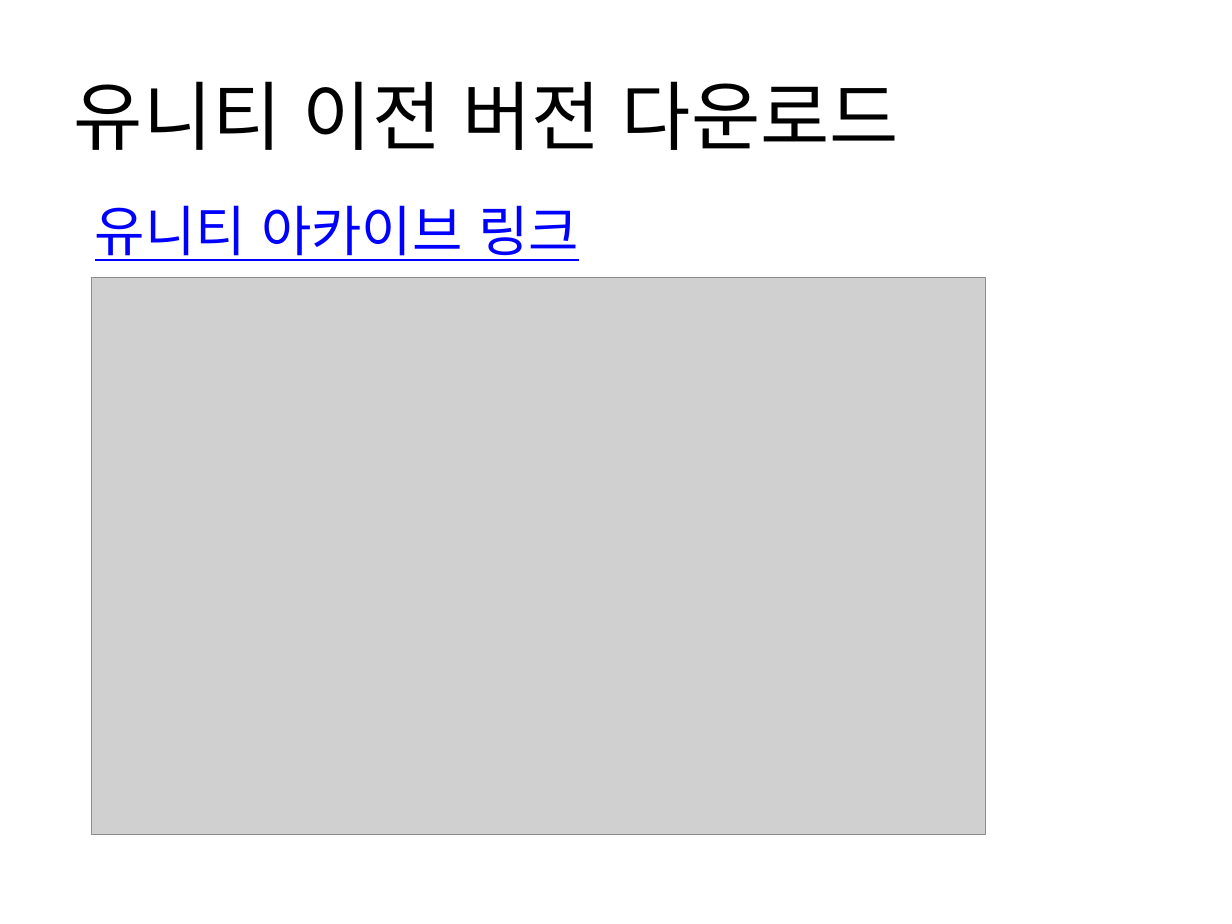
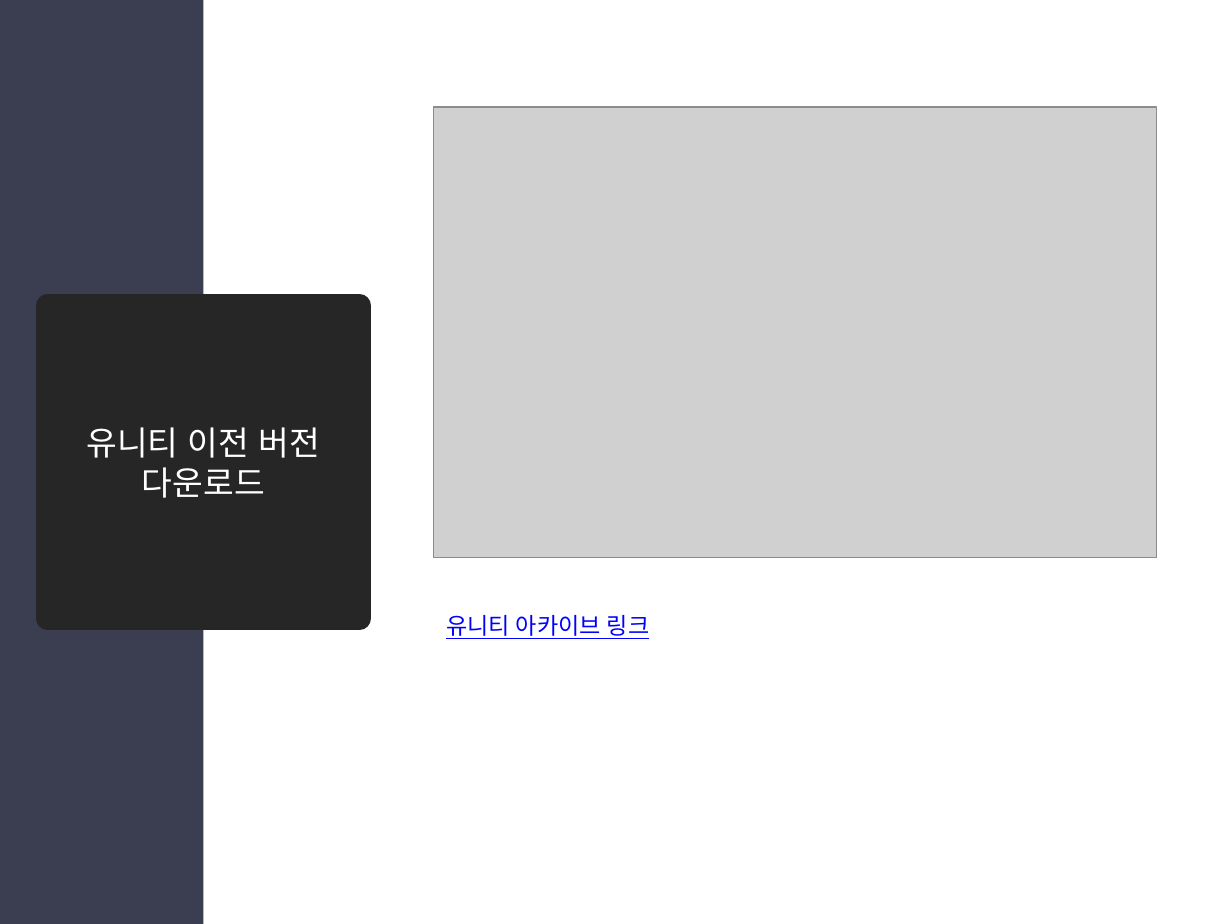
Before and after one commit to IamGroooooot/cien-unity-2019, a slide deck: slide 9 of 1주차.pptx. Drawn at 1232x924 pixels with LibreOffice and Linux fonts; fonts in the diff are those of the drawing; grey boxes stand for pictures. Boxes give left, top, right and bottom in pixels: in the first picture for what was removed or moved away, otherwise in the second. Text is boxed around its words. In the diff, an @@ line names an element or a change of style, - is before the commit and + after.

```diff
--- a/1주차.pptx
+++ b/1주차.pptx
@@ rectangle added at (0, 0, 203, 924), fill #3B3D50 @@
@@ picture: place and size @@
-picture at (91, 277, 986, 834)
+picture at (434, 107, 1157, 557)
@@ title "유니티 이전 버전 다운로드": place and size @@
-title "유니티 이전 버전 다운로드" at (74, 81, 899, 150)
+title "유니티 이전 버전 다운로드" at (47, 306, 360, 618)
@@ title "유니티 이전 버전 다운로드" at (47, 306, 360, 618): size 44 to 19.5 pt, text colour #000000 to #FFFFFF; alignment left to centre; fill none to #262626; outline none to #262626 13.75 pt @@
@@ text "유니티 아카이브 링크": place and size @@
-text "유니티 아카이브 링크" at (95, 205, 579, 261)
+text "유니티 아카이브 링크" at (446, 615, 649, 639)
@@ text "유니티 아카이브 링크" at (446, 615, 649, 639): size 32 to 13.5 pt; less space between paragraphs @@
```
Also in this commit, not shown: 6 other slides changed, 1 other file.
